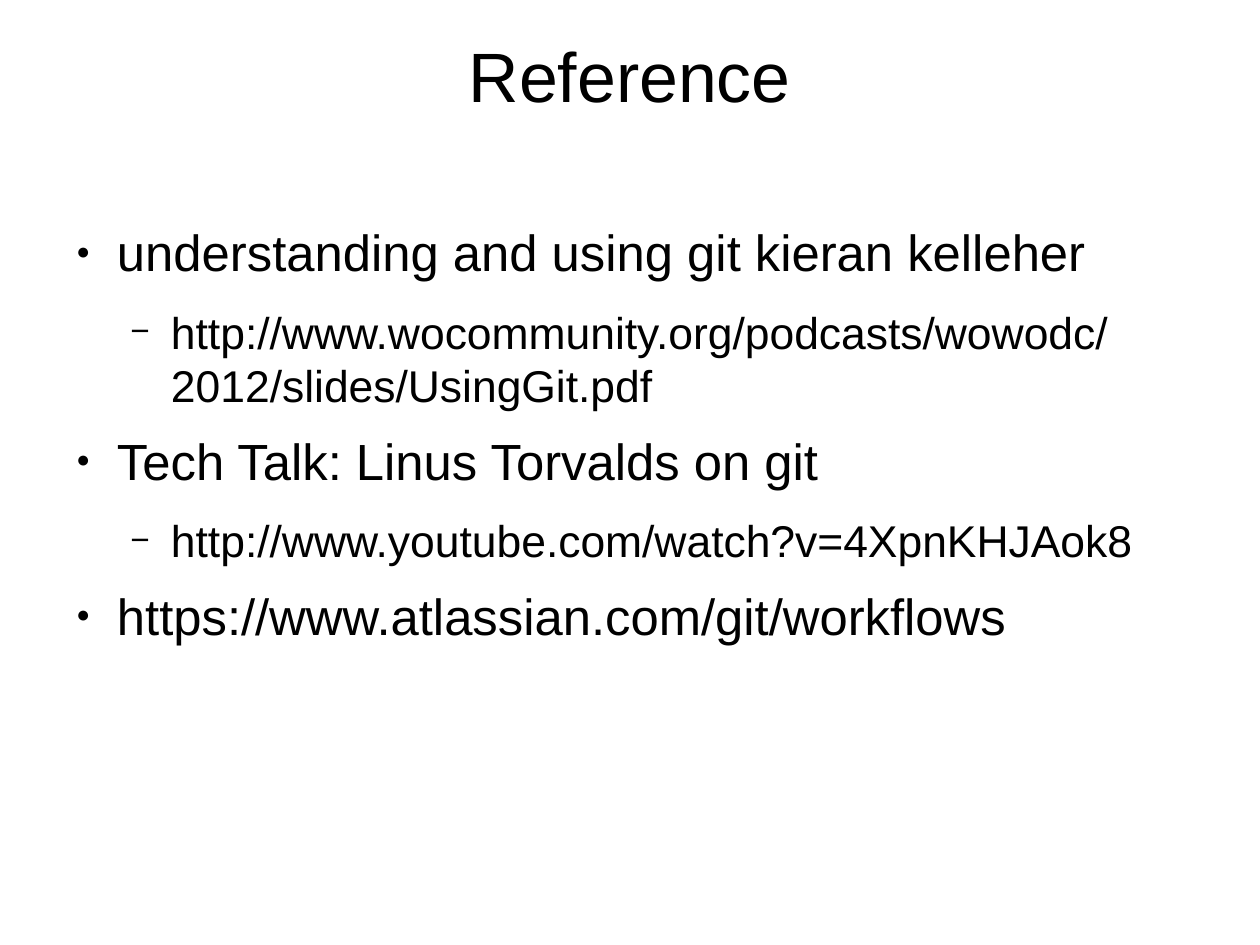
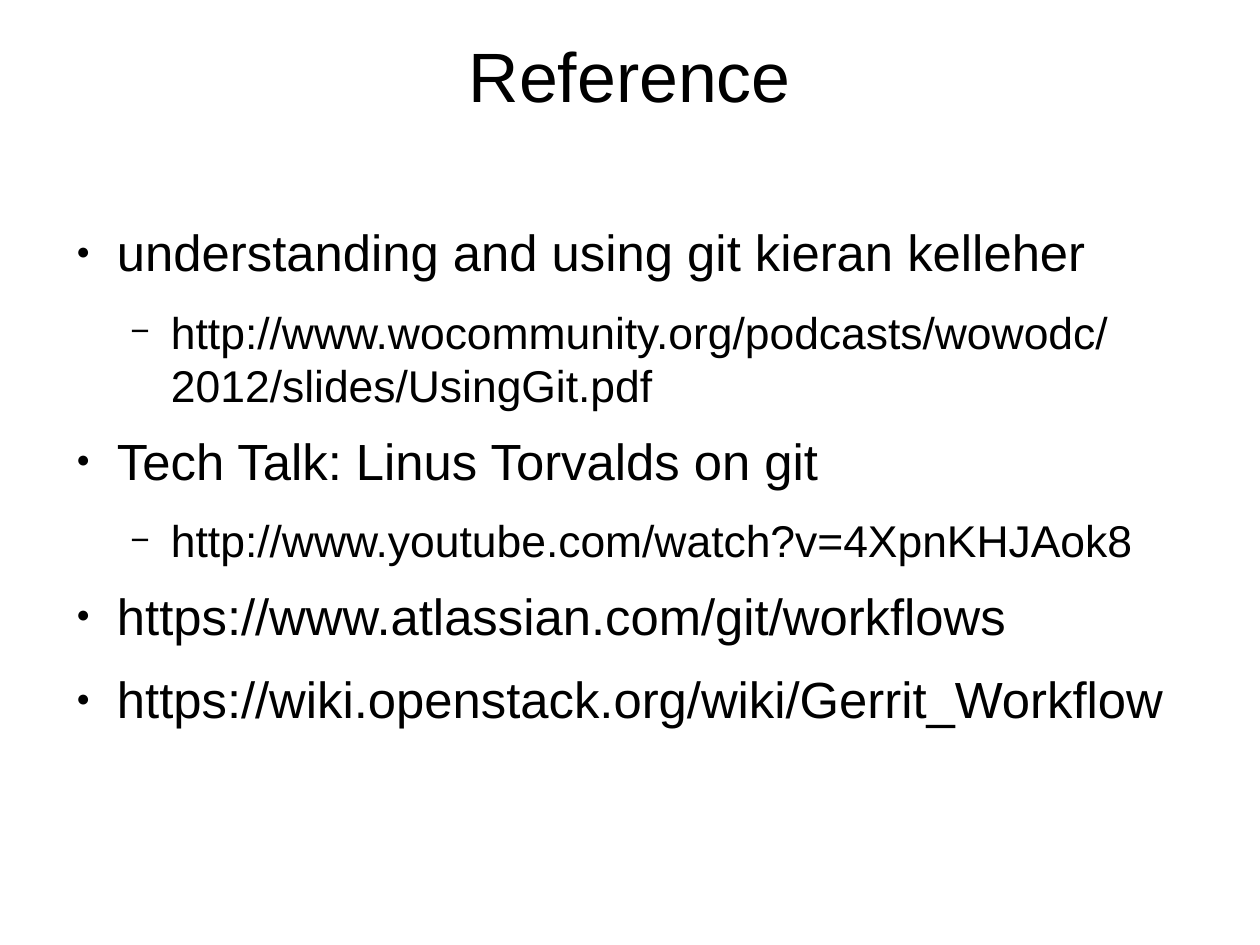
Before and after one commit to aminhjz-old/learngitthehardway, a slide deck: slide 29 of learngitthehardway.odp. Drawn at 1260x945 pixels with LibreOffice and Linux fonts; fonts in the diff are those of the drawing. Boxes give left, top, right and bottom in pixels: in the first picture for what was removed or moved away, otherwise in the second. Text is boxed around its words. In the diff, an @@ line names an element or a change of style, - is before the commit and + after.

Commit message:
adding gerrit flow image

```diff
--- a/learngitthehardway.odp
+++ b/learngitthehardway.odp
@@ text at (117,681,1163,729): paragraph added @@
+● https://wiki.openstack.org/wiki/Gerrit_Workflow
```
Also in this commit, not shown: 1 other slide changed, 1 other file.
